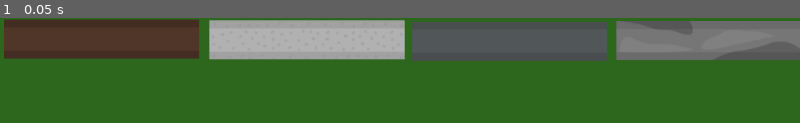
Above: before the commit, frame 1.
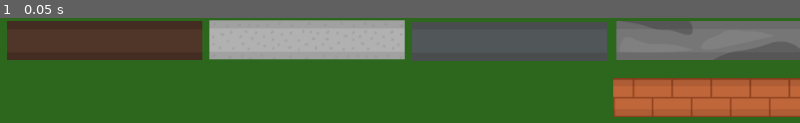
Above: after the commit, the same moment.

Repository: michalbie/Spinningeddon
Game: Godot game, scene res://Maps/BattleRoyaleMap.tscn
The game is run twice, just before and just after one commit, with the same random seed, the same clock (stepped at 60 frames per second) and the same inputs. This scene is started directly instead of the project's main scene.
Inputs:
- Up to frame 1 (0.05 s): no input

The runs differ from the first frame. In frame 1, 9.7% of the frame differs, in the area x 0-100%, y 0-95%.

Commit message:
Create plugin for creating a map

Diff:
--- a/Maps/BattleRoyaleMap.tscn
+++ b/Maps/BattleRoyaleMap.tscn
@@ -5,7 +5,7 @@
 [ext_resource path="res://Maps/Objects/ConcreteWall.tscn" type="PackedScene" id=3]
 [ext_resource path="res://Maps/Objects/MetalWall.tscn" type="PackedScene" id=4]
 [ext_resource path="res://Maps/Objects/StoneWall.tscn" type="PackedScene" id=5]
-[ext_resource path="res://Maps/Objects/BrickWall.tscn" type="PackedScene" id=6]
+[ext_resource path="res://Maps/Objects/BricksWall.tscn" type="PackedScene" id=6]
 
 [node name="BattleRoyaleMap" type="Node2D"]
 
@@ -21,7 +21,7 @@
 }
 
 [node name="WoodWall" parent="." instance=ExtResource( 1 )]
-position = Vector2( 5.16324, 1.99279 )
+position = Vector2( 9.1313, 4.39467 )
 
 [node name="ConcreteWall" parent="." instance=ExtResource( 3 )]
 position = Vector2( 267.917, 3.38257 )
@@ -33,5 +33,5 @@
 [node name="StoneWall" parent="." instance=ExtResource( 5 )]
 position = Vector2( 789.201, 4.11157 )
 
-[node name="BrickWall" parent="StoneWall" instance=ExtResource( 6 )]
-position = Vector2( 264, 0 )
+[node name="BricksWall" parent="." instance=ExtResource( 6 )]
+position = Vector2( 785.353, 77.1635 )
--- a/Maps/Objects/BrickWall.tscn
+++ b/Maps/Objects/BricksWall.tscn
@@ -6,7 +6,7 @@
 [sub_resource type="ConvexPolygonShape2D" id=1]
 points = PoolVector2Array( 0, 0, 250, 0, 250, 50, 0, 50 )
 
-[node name="BrickWall" instance=ExtResource( 1 )]
+[node name="BricksWall" instance=ExtResource( 1 )]
 z_index = 1
 collision_layer = 2048
 collision_mask = 3
--- a/project.godot
+++ b/project.godot
@@ -25,6 +25,10 @@
 GameManager="*res://Scripts/GameManagement/GameManager.gd"
 Server="*res://Scripts/GameManagement/Server.gd"
 
+[editor_plugins]
+
+enabled=PoolStringArray( "MapEditor" )
+
 [input]
 
 switch_rotation={
Not shown, added: addons/MapEditor/MapEditor.gd
Not shown, added: addons/MapEditor/plugin.cfg
Not shown, added: addons/MapEditorDock/DockButton.gd
Not shown, added: addons/MapEditorDock/DockButton.tscn
Not shown, added: addons/MapEditorDock/MapEditorDock.gd
Not shown, added: addons/MapEditorDock/MapEditorDock.tscn
Not shown, added: addons/MapEditorDock/SignalSender.gd
Not shown, added: addons/MapEditorDock/plugin.cfg
